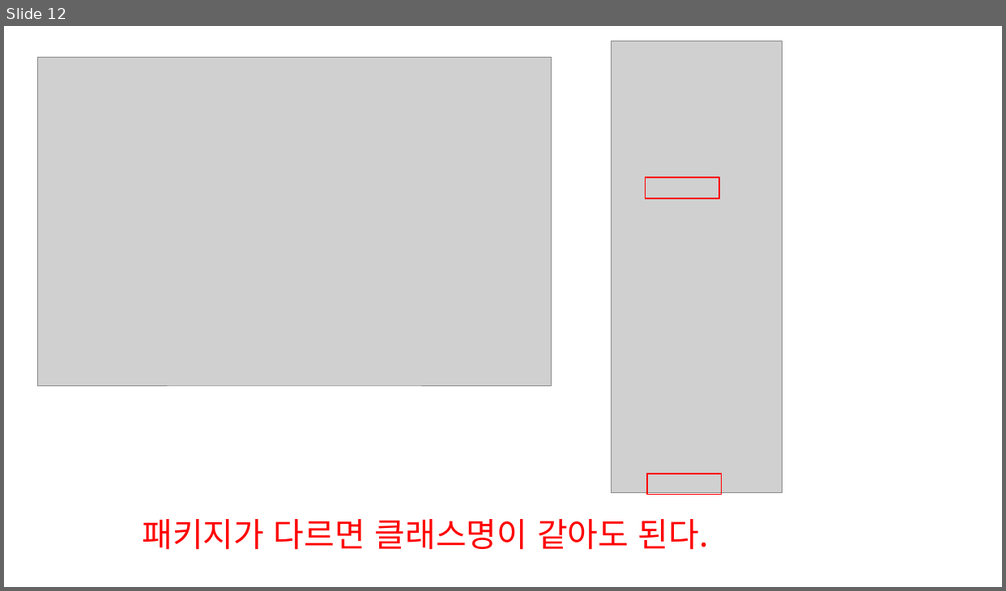
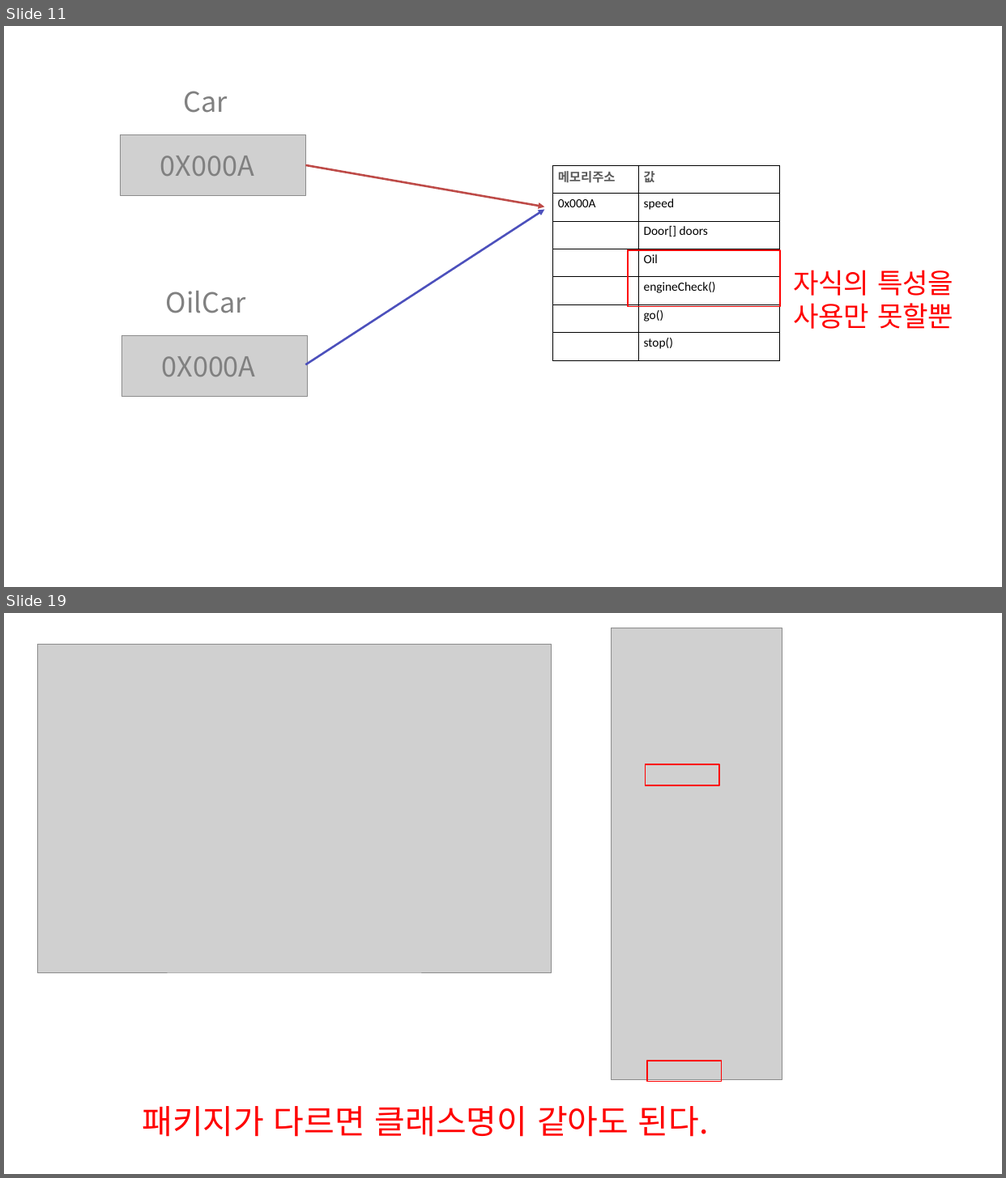
Before and after one commit to zest132/JavaLecture, a slide deck: JavaLecture/LectureFile/java 11강 인터페이스와다형성.pptx. Shown one above the other, each under a label of ours: slide 12 before the commit, slides 11 and 19 after it; the slides between them are not shown. The pictures are 1006x591 and 1006x1178 pixels, drawn with LibreOffice and Linux fonts; fonts in the diff are those of the drawing; grey boxes stand for pictures. Boxes give left, top, right and bottom in pixels: in the first picture for what was removed or moved away, otherwise in the second. Text is boxed around its words. In the diff, an @@ line names an element or a change of style, - is before the commit and + after.

```diff
--- a/JavaLecture/LectureFile/java 11강 인터페이스와다형성.pptx
+++ b/JavaLecture/LectureFile/java 11강 인터페이스와다형성.pptx
@@ slide 11 added at box(4, 26, 1002, 587), background #FFFFFF @@
@@ text added at box(184, 91, 228, 113), 40 pt, text #808080 @@
+Car
@@ picture added at box(121, 135, 305, 195) @@
@@ text added at box(160, 156, 254, 176), 40 pt, text #808080 @@
+0X000A
@@ arrow added from (305, 165) to (544, 207), #BF4C48 3 pt @@
@@ table added at box(553, 165, 780, 361), 7 rows, 2 columns @@
+메모리주소 | 값
+0x000A | speed
+ | Door[] doors
+ | Oil
+ | engineCheck()
+ | go()
+ | stop()
@@ arrow added from (305, 365) to (544, 210), #4C50BC 3 pt @@
@@ rectangle added at box(628, 250, 780, 306), outline #FF0000 2 pt @@
@@ text added at box(166, 291, 246, 314), 40 pt, text #808080 @@
+OilCar
@@ text added at box(793, 270, 953, 329), 40 pt, text #FF0000 @@
+자식의 특성을 사용만 못할뿐
@@ picture added at box(122, 336, 308, 397) @@
@@ text added at box(162, 356, 256, 377), 40 pt, text #808080 @@
+0X000A
@@ what was slide 12 is now slide 19 @@
```
Also in this commit, not shown: 6 slides changed, 7 other slides added, 1 slide removed, 6 other files.
